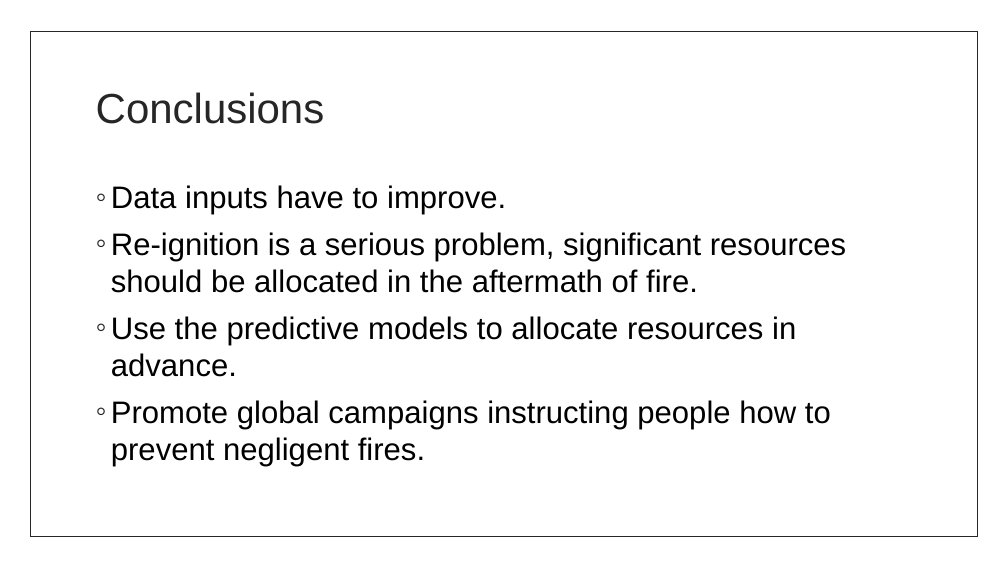
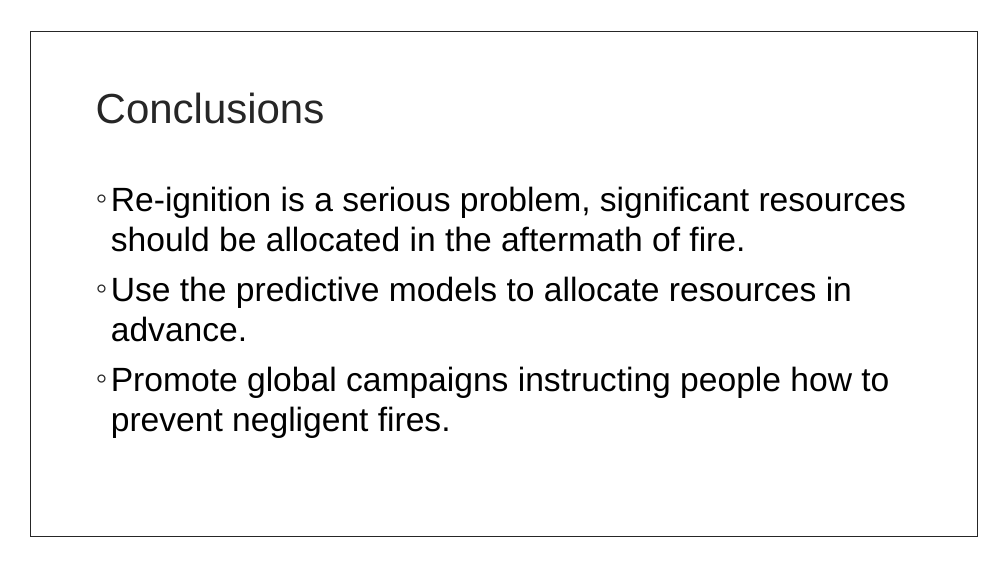
Before and after one commit to Simao-Lopes/Fire-Project, a slide deck: slide 17 of Presentation/The fires in Portugal.pptx (slide 13 before the commit). Drawn at 1008x567 pixels with LibreOffice and Linux fonts; fonts in the diff are those of the drawing; background and template pictures are left out. Boxes give left, top, right and bottom in pixels: in the first picture for what was removed or moved away, otherwise in the second. Text is boxed around its words. In the diff, an @@ line names an element or a change of style, - is before the commit and + after.

```diff
--- a/Presentation/The fires in Portugal.pptx
+++ b/Presentation/The fires in Portugal.pptx
@@ text "Re-ignition is a serious problem, ..." at [111, 186, 907, 438]: size 29.6 to 32 pt @@
@@ text at [111, 185, 506, 215]: paragraph removed @@
-◦ Data inputs have to improve.
```
Also in this commit, not shown: 9 other slides changed, 5 slides added, 20 other files.
